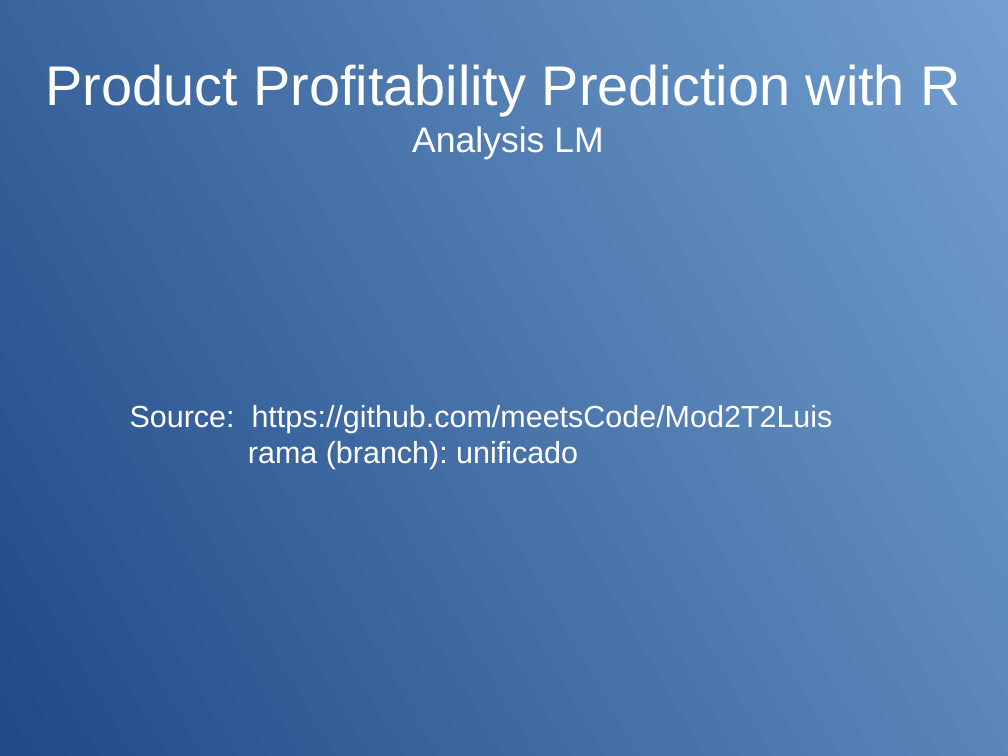
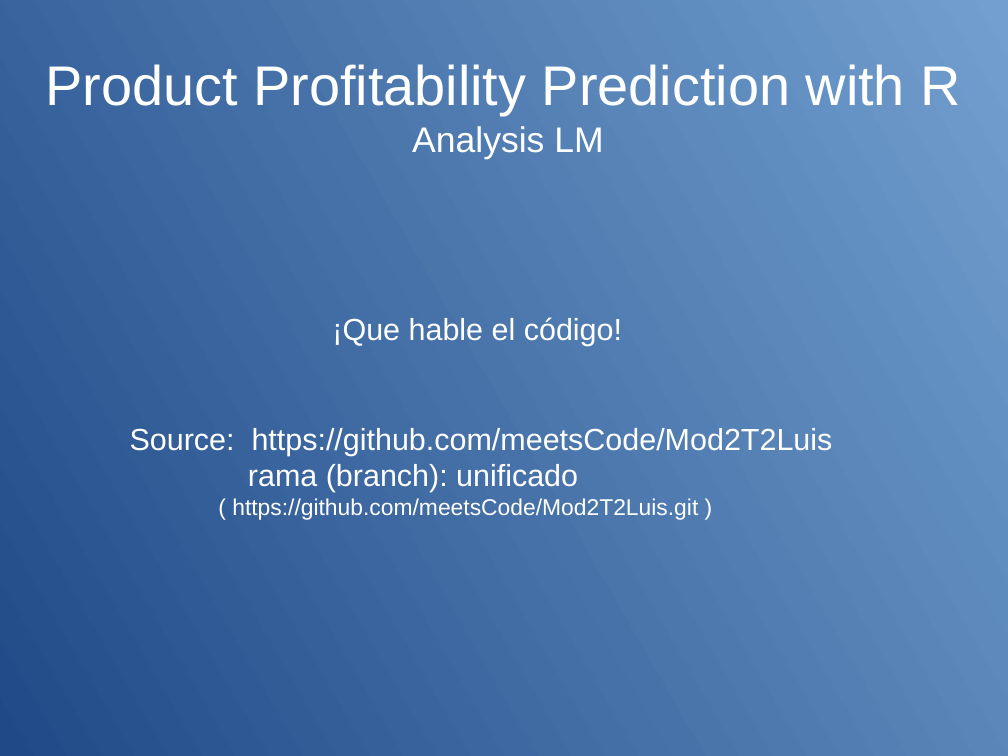
Before and after one commit to meetsCode/Mod2T2Luis, a slide deck: slide 9 of M2Task2present Luis Sanchez V1.odp. Drawn at 1008x756 pixels with LibreOffice and Linux fonts; fonts in the diff are those of the drawing. Boxes give left, top, right and bottom in pixels: in the first picture for what was removed or moved away, otherwise in the second. Text is boxed around its words. In the diff, an @@ line names an element or a change of style, - is before the commit and + after.

```diff
--- a/M2Task2present Luis Sanchez V1.odp
+++ b/M2Task2present Luis Sanchez V1.odp
@@ subtitle at [332,317,622,346]: paragraph added @@
+¡Que hable el código!
@@ subtitle at [232,498,698,520]: paragraph added @@
+( https://github.com/meetsCode/Mod2T2Luis.git )
```
Also in this commit, not shown: 8 other slides changed, 4 other files.
